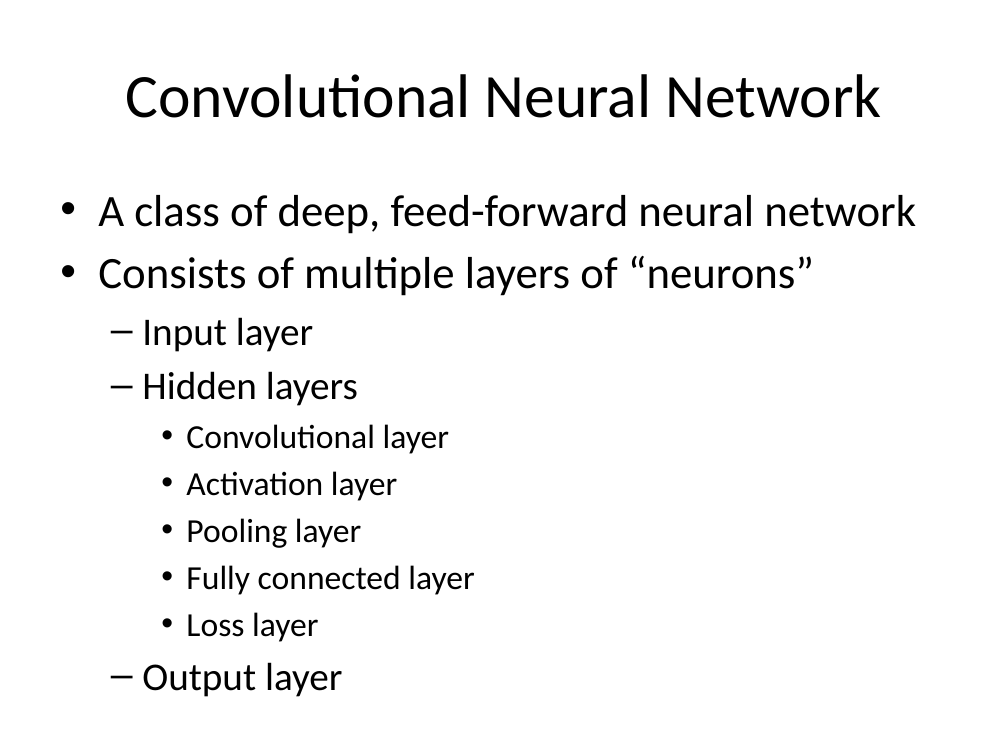
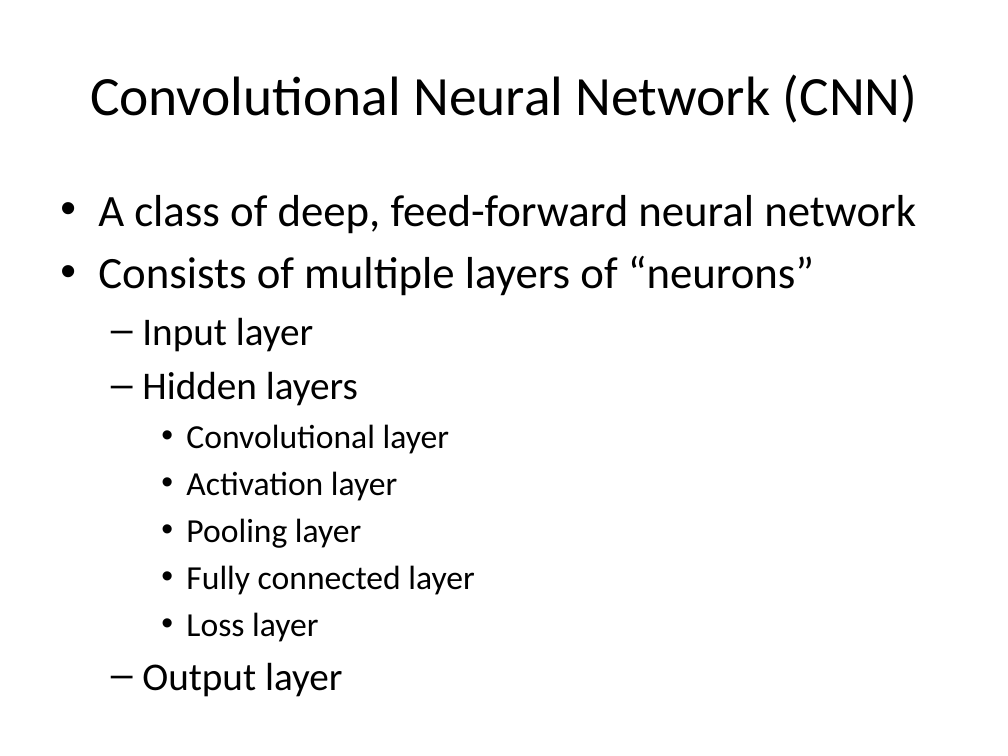
Before and after one commit to WendaZ/PyCharm_data, a slide deck: slide 8 of Machine Learning in Medical Imaging.pptx. Drawn at 1008x756 pixels with LibreOffice and Linux fonts; fonts in the diff are those of the drawing. Boxes give left, top, right and bottom in pixels: in the first picture for what was removed or moved away, otherwise in the second. Text is boxed around its words. In the diff, an @@ line names an element or a change of style, - is before the commit and + after.

```diff
--- a/Machine Learning in Medical Imaging.pptx
+++ b/Machine Learning in Medical Imaging.pptx
@@ title at <box>90,74,918,123</box>: text changed; size 44 to 39.6 pt @@
-Convolutional Neural Network
+Convolutional Neural Network (CNN)
```
Also in this commit, not shown: 4 other slides changed, 7 slides added.
